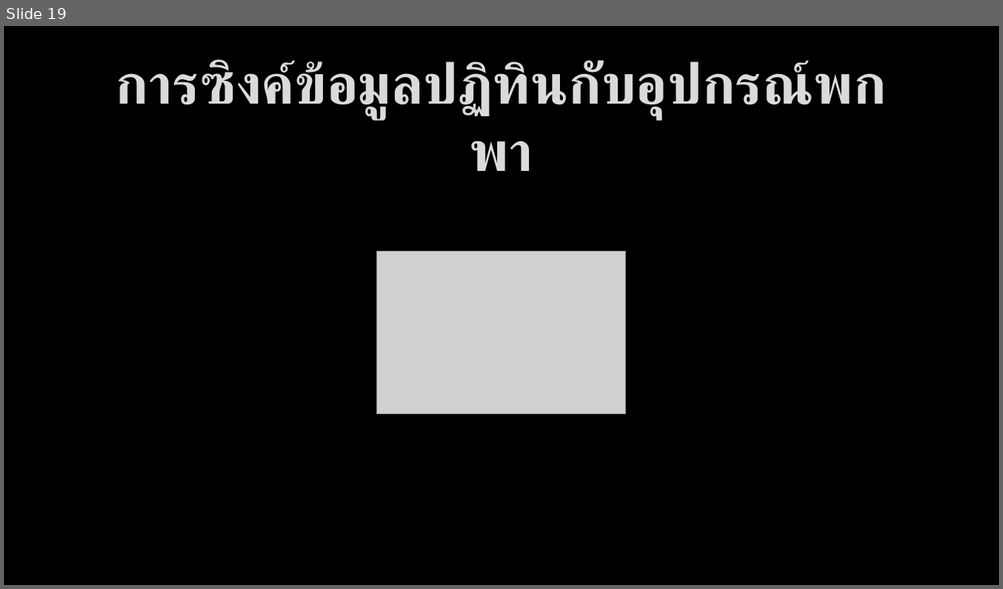
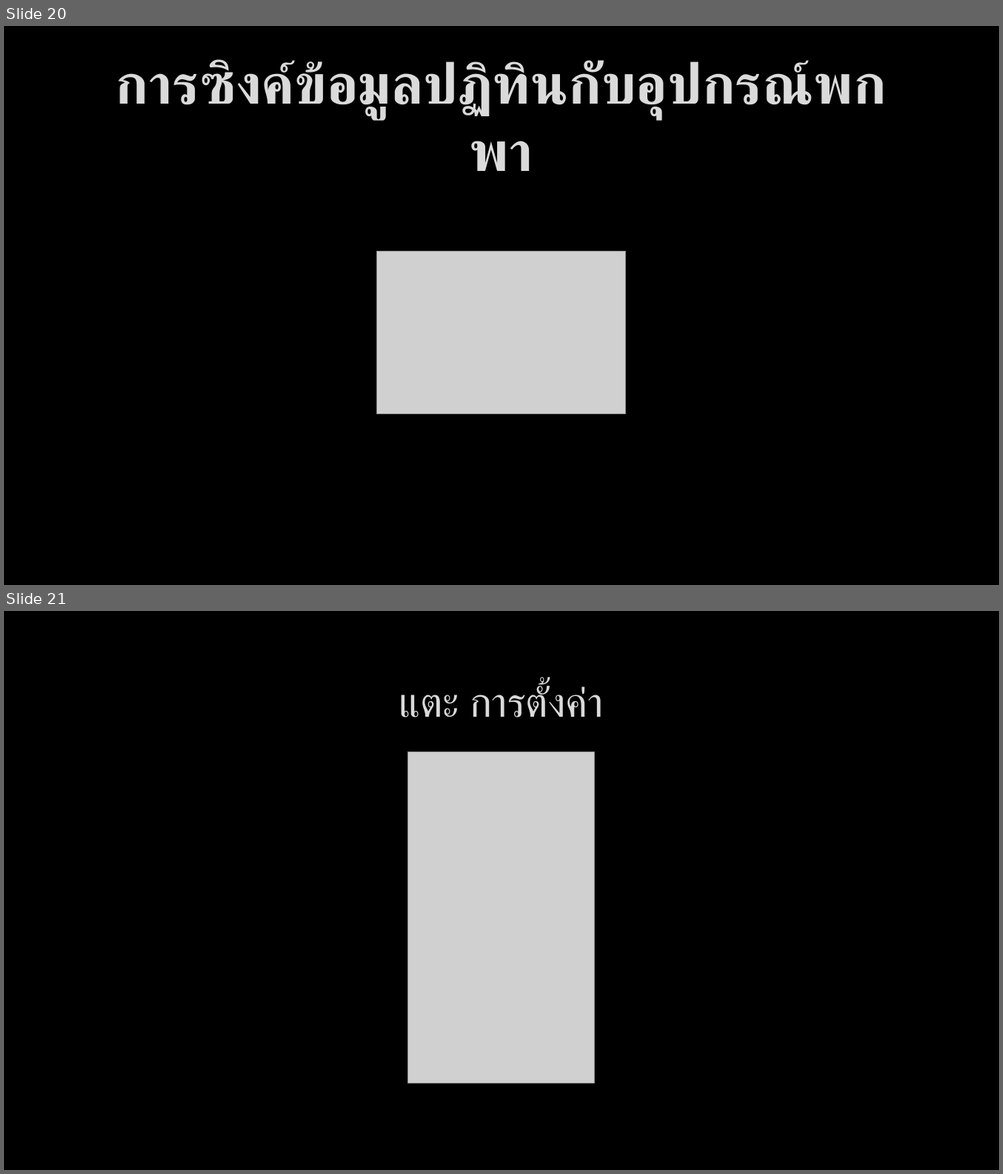
Before and after one commit to bratchasak/gcalendar, a slide deck: Google Calendar.pptx. Shown one above the other, each under a label of ours: slide 19 before the commit, slides 20 and 21 after it. The pictures are 1003x589 and 1003x1174 pixels, drawn with LibreOffice and Linux fonts; fonts in the diff are those of the drawing; grey boxes stand for pictures; background and template pictures are left out. Boxes give left, top, right and bottom in pixels: in the first picture for what was removed or moved away, otherwise in the second. Text is boxed around its words. In the diff, an @@ line names an element or a change of style, - is before the commit and + after.

```diff
--- a/Google Calendar.pptx
+++ b/Google Calendar.pptx
@@ slide 21 added at (4, 611, 999, 1170), background picture (left out) @@
@@ title added at (398, 684, 603, 718), 40 pt, text #DADADA @@
+แตะ การตั้งค่า
@@ picture added at (407, 752, 595, 1083) @@
@@ what was slide 19 is now slide 20 @@
```
Also in this commit, not shown: 1 slide changed, 5 other slides added, 1 slide removed, 5 other files.
